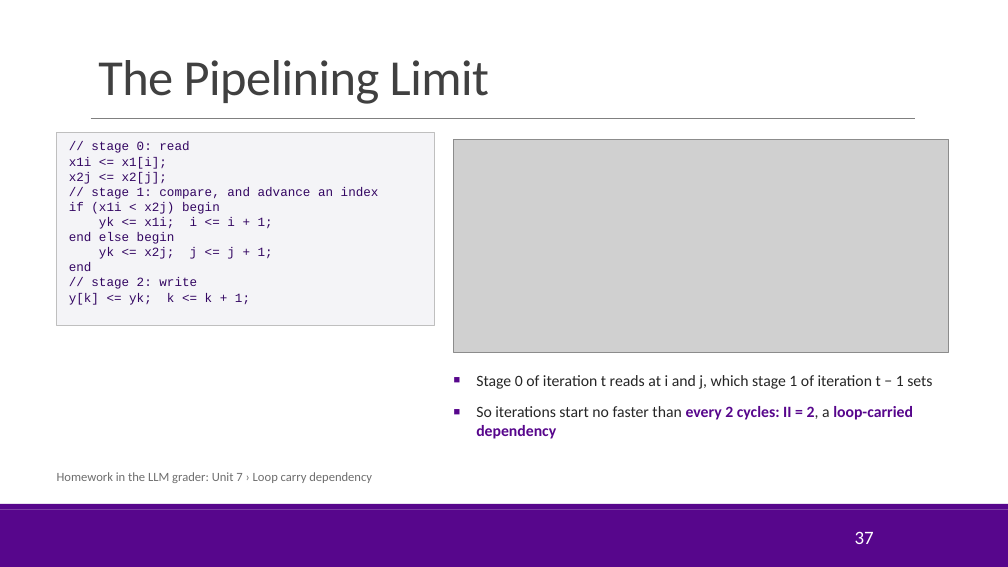
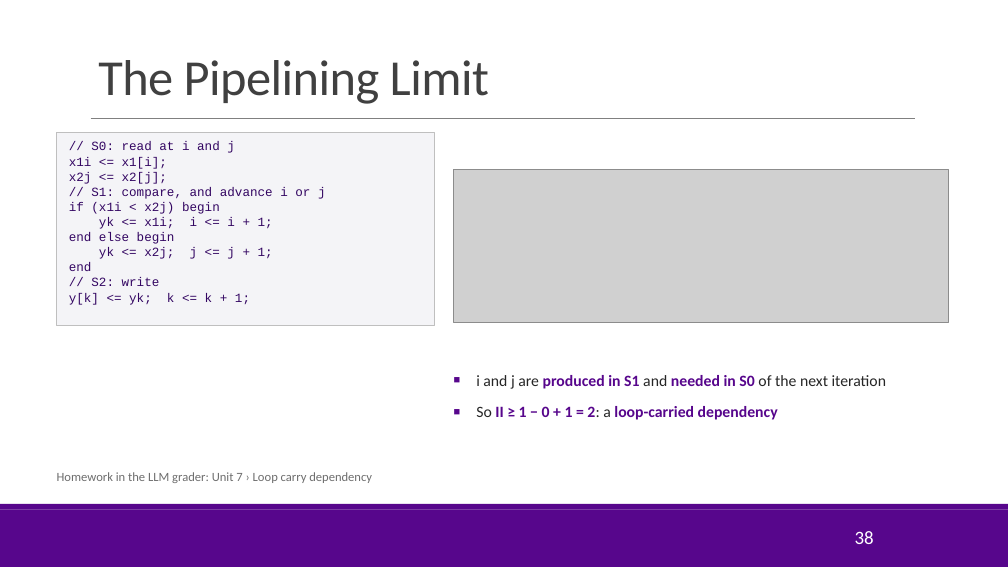
Before and after one commit to sdrangan/hwdesign, a slide deck: slide 38 of units/unit07_loopopt/loopopt.pptx (slide 37 before the commit). Drawn at 1008x567 pixels with LibreOffice and Linux fonts; fonts in the diff are those of the drawing; grey boxes stand for pictures; background and template pictures are left out. Boxes give left, top, right and bottom in pixels: in the first picture for what was removed or moved away, otherwise in the second. Text is boxed around its words. In the diff, an @@ line names an element or a change of style, - is before the commit and + after.

```diff
--- a/units/unit07_loopopt/loopopt.pptx
+++ b/units/unit07_loopopt/loopopt.pptx
@@ text in rectangle at [91, 141, 235, 153]: text changed @@
-// stage 0: read
+// S0: read at i and j
@@ picture: place and size @@
-picture at [454, 139, 949, 352]
+picture at [454, 169, 949, 322]
@@ text in rectangle at [91, 187, 326, 199]: text changed @@
-// stage 1: compare, and advance an index
+// S1: compare, and advance i or j
@@ text in rectangle at [91, 278, 160, 286]: text changed @@
-// stage 2: write
+// S2: write
@@ text at [476, 375, 886, 420]: text changed; text colour #262626 to #57068C; bold on @@
-■ Stage 0 of iteration t reads at i and j, which stage 1 of iteration t − 1 sets
-■ So iterations start no faster than every 2 cycles: II = 2, a loop-carried dependency
+■ i and j are produced in S1 and needed in S0 of the next iteration
+■ So II ≥ 1 − 0 + 1 = 2: a loop-carried dependency
@@ page number at [855, 531, 874, 544]: text changed @@
-37
+38
```
Also in this commit, not shown: 1 other slide changed, 1 slide added, 6 other files.
